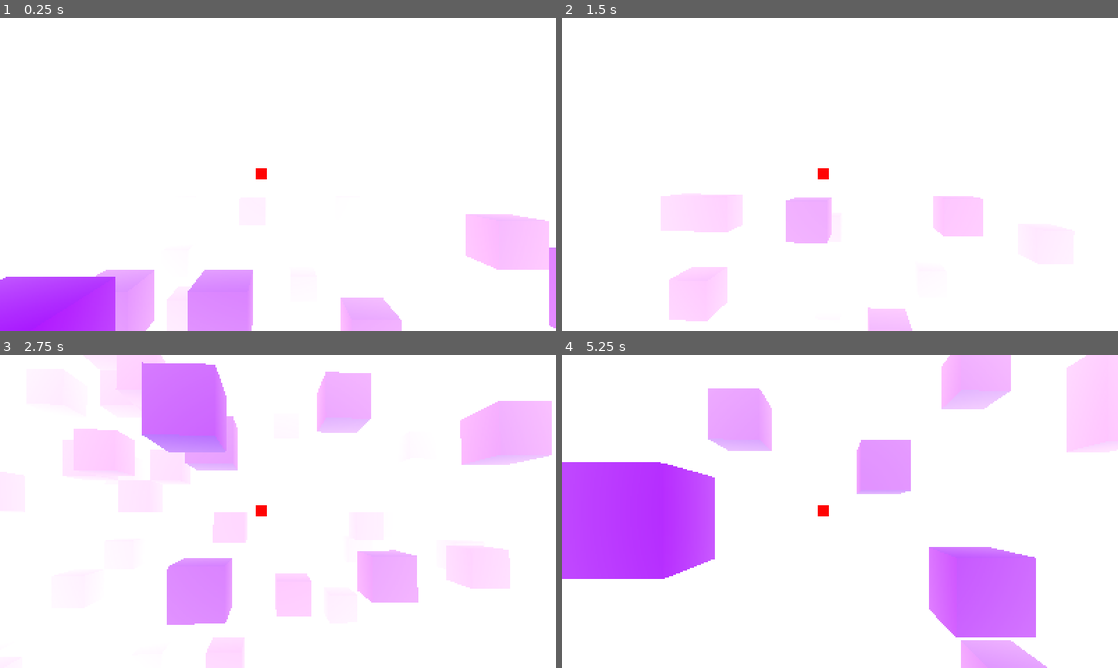
Above: before the commit, frames 1-4 (two rows, left to right).
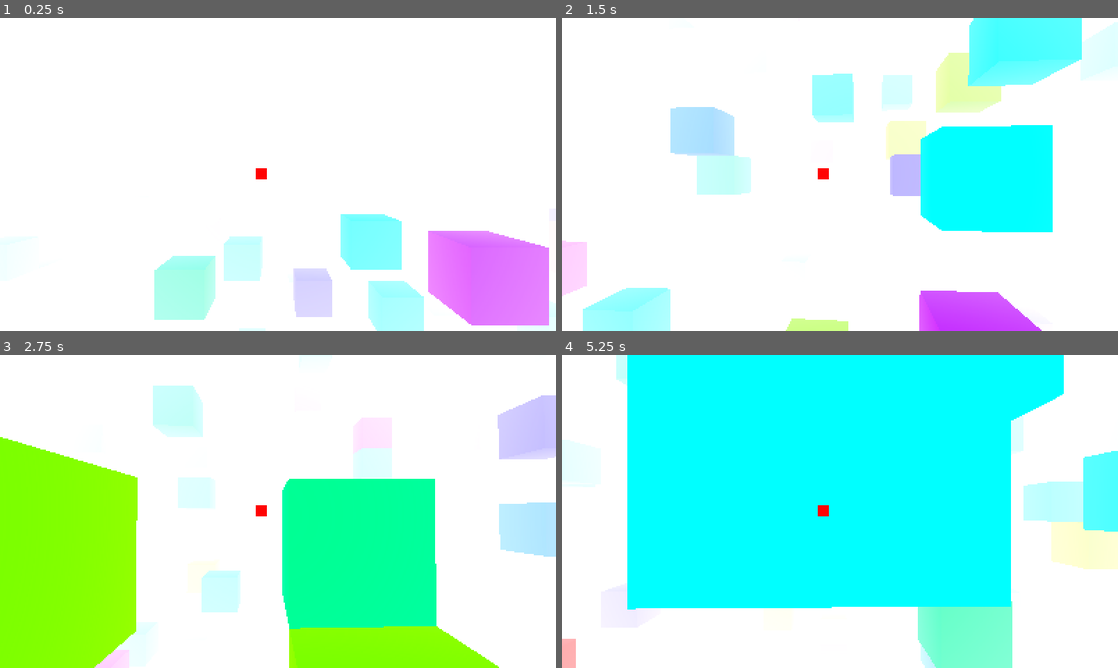
Above: after the commit, the same moments.

Repository: kurilluk/SkyHop-e-
Game: Godot game, scene res://sky/sky.tscn
Two runs of this game, one before a commit and one after it. Both use one fixed random seed, a clock stepped at 60 frames per second and the inputs below.
Inputs (mouse positions are in pixels of both pictures, inside the frame that each line leads up to):
- Up to frame 1 (0.25 s): no input
- Up to frame 2 (1.5 s): move the mouse to (867, 174) at 0.52 s; hold W (move_forward) from 0.53 s (still down); click (867, 174) at 0.6 s; tap Space (jump) at 0.77 s; move the mouse to (812, 174) at 1.27 s; tap Shift (crouch) at 1.35 s
- Up to frame 3 (2.75 s): keep holding W (move_forward); tap Space (jump) at 1.52 s; move the mouse to (289, 505) at 2.02 s; tap Mouse wheel down (next_block) at 2.1 s
- Up to frame 4 (5.25 s): keep holding W (move_forward); move the mouse to (834, 517) at 2.77 s; tap Middle mouse button (pick_block) at 2.85 s; tap Space (jump) at 3.02, 3.77, 4.52 s; move the mouse to (878, 514) at 3.52 s; right-click (878, 514) at 3.6 s; move the mouse to (795, 508) at 4.27 s; tap Mouse wheel up (prev_block) at 4.35 s; move the mouse to (845, 511) at 5.02 s; click (845, 511) at 5.1 s

The runs differ from the first frame. In frame 1, 22% of the frame differs, in the area x 0-100%, y 62-100%; in frame 2, 30%; in frame 3, 55%; in frame 4, 74%, in the area x 0-100%, y 0-100%.

Commit message:
random color boxes

Diff:
--- a/autoload/MM.gd
+++ b/autoload/box_manager.gd
@@ -1,11 +1,11 @@
 @tool
 extends Node
 
-const ROUNDS : int = 15
-const INITIAL_MONEY : int = 1500
-
-const PROJECT_MIN_PROFIT: float = 1.2
-const PROJECT_MAX_PROFIT: float = 1.8
+#const ROUNDS : int = 15
+#const INITIAL_MONEY : int = 1500
+#
+#const PROJECT_MIN_PROFIT: float = 1.2
+#const PROJECT_MAX_PROFIT: float = 1.8
 
 enum BOX_TYPES {
 	RED = 0,
@@ -34,10 +34,10 @@
 	BOX_TYPES.PINK : Color("FF03F2")
 }
 
-const _price_factor: int = 20
-const _external_multiplier = 1.3
-const _basic_price: int = 100
+#const _price_factor: int = 20
+#const _external_multiplier = 1.3
+#const _basic_price: int = 100
 
-func get_price(level:int, external: bool = false)-> int:
-	var factor = _price_factor * _external_multiplier if external else _price_factor
-	return _basic_price + factor * level
+#func get_price(level:int, external: bool = false)-> int:
+	#var factor = _price_factor * _external_multiplier if external else _price_factor
+	#return _basic_price + factor * level
--- a/project.godot
+++ b/project.godot
@@ -20,6 +20,7 @@
 
 Settings="*res://settings.gd"
 SignalManager="*res://autoload/signal_manager.gd"
+BoxManager="*res://autoload/box_manager.gd"
 
 [display]
 
--- a/sky/box.gd
+++ b/sky/box.gd
@@ -1,13 +1,37 @@
 extends Area3D
 
-var type = "Jozko"
+#@onready
+#@onready var _material = box_mesh.get_surface_override_material(0)
 
+var _type = "Jozko"
 
 func _ready():
 	connect("body_entered", _on_body_entered)
 
+
+
+func set_type(type: int):
+	#print(BoxManager.BOX_TYPES.keys())
+	_type = BoxManager.BOX_TYPES.keys()[type]
+	#print(BoxManager.COLORS.values())
+	#_material.albedo_color = Color.BLACK
+	#BoxManager.COLORS.values()[type]
+	#pass"albedo_color""albedo_color""albedo_color"
+	set_color(type)
+
+func set_color(type: int):
+	var box_mesh: MeshInstance3D = %BoxMesh
+	var new_material = StandardMaterial3D.new()
+	new_material.albedo_color = BoxManager.COLORS.values()[type]
+	#Color(0, 1, 0) # Nastaví zelenú farbu
+
+	if(box_mesh == null):
+		print("NO MESH!")
+	else:
+		box_mesh.set_surface_override_material(0, new_material) # Aplikuje materiál na mesh
+
 func _on_body_entered(body):
 	print(body)
 	if body.is_in_group("player"):  # Uisti sa, že Player je v skupine "player"
-		print("Hráč vstúpil na: ", type)
-		SignalManager.on_box_entered.emit(type)  # Pošleme signál s menom boxu
+		print("Hráč vstúpil na: ", _type)
+		SignalManager.on_box_entered.emit(_type)  # Pošleme signál s menom boxu
--- a/sky/box.tscn
+++ b/sky/box.tscn
@@ -7,10 +7,10 @@
 
 [sub_resource type="BoxShape3D" id="BoxShape3D_w7f5x"]
 
-[sub_resource type="StandardMaterial3D" id="StandardMaterial3D_w7f5x"]
-albedo_color = Color(1, 0.180392, 1, 1)
+[sub_resource type="BoxMesh" id="BoxMesh_w7f5x"]
 
-[sub_resource type="BoxMesh" id="BoxMesh_w7f5x"]
+[sub_resource type="StandardMaterial3D" id="StandardMaterial3D_7sp17"]
+albedo_color = Color(1, 0, 0, 1)
 
 [node name="Box" type="Area3D"]
 collision_layer = 2
@@ -25,6 +25,7 @@
 [node name="CollisionShape3D" type="CollisionShape3D" parent="StaticBody3D"]
 shape = SubResource("BoxShape3D_w7f5x")
 
-[node name="MeshInstance3D" type="MeshInstance3D" parent="."]
-material_override = SubResource("StandardMaterial3D_w7f5x")
+[node name="BoxMesh" type="MeshInstance3D" parent="."]
+unique_name_in_owner = true
 mesh = SubResource("BoxMesh_w7f5x")
+surface_material_override/0 = SubResource("StandardMaterial3D_7sp17")
--- a/sky/sky.gd
+++ b/sky/sky.gd
@@ -20,6 +20,7 @@
 				if randf() < RANDOM_BLOCK_PROBABILITY:
 					var box = BOX.instantiate()
 					box.position = vec
+					box.set_type(randi() % 7)
 					boxes.add_child(box)
 					#random_data[vec] = 5
 					#randi() % 29 + 1
Renamed: autoload/MM.gd.uid -> autoload/box_manager.gd.uid
